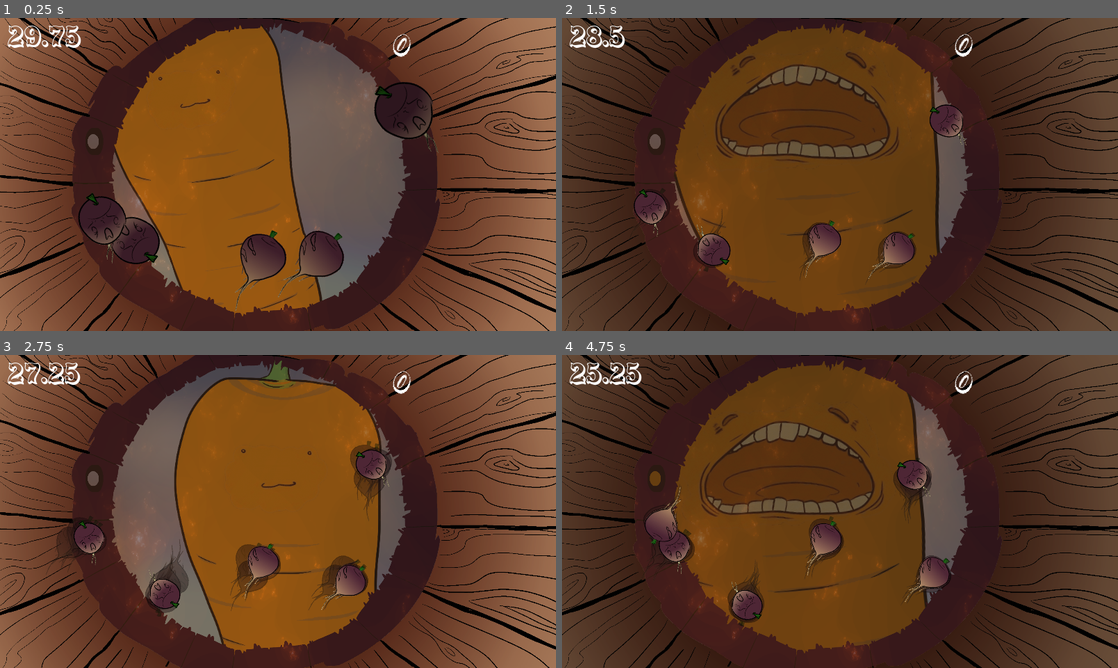
Above: before the commit, frames 1-4 (two rows, left to right).
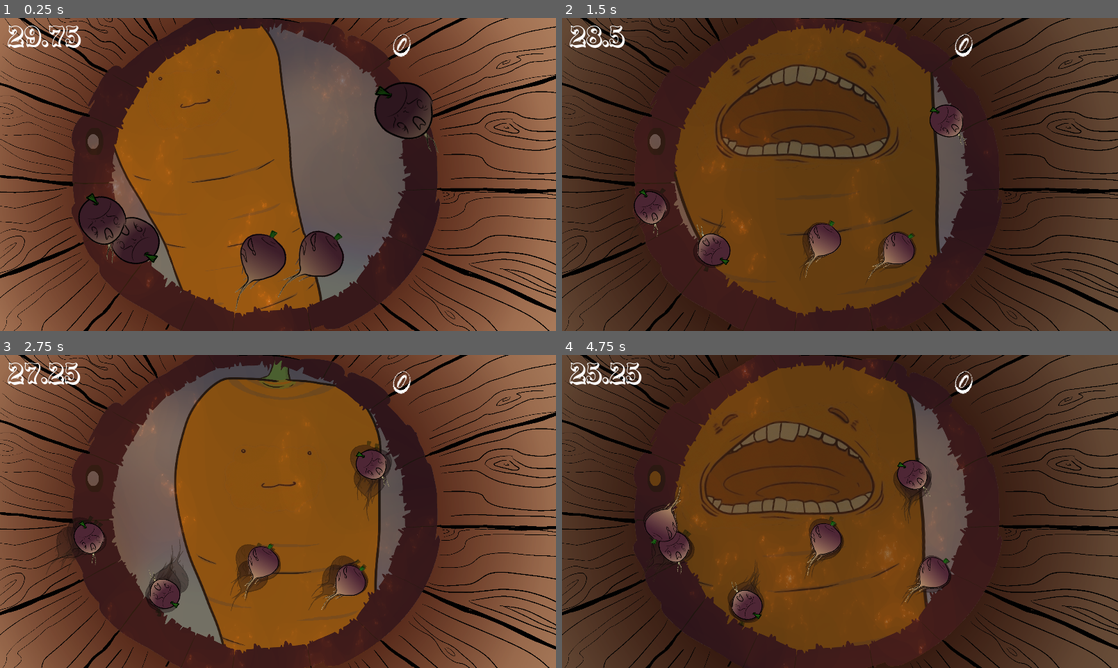
Above: after the commit, the same moments.

Repository: Nopey/carnival
Game: Godot game, scene res://Claw/Game.tscn
Two runs of this game, one before a commit and one after it. Both use one fixed random seed, a clock stepped at 60 frames per second and the inputs below.
Inputs (mouse positions are in pixels of both pictures, inside the frame that each line leads up to):
- Up to frame 1 (0.25 s): no input
- Up to frame 2 (1.5 s): tap Enter (ui_accept) at 0.5, 0.77 s; move the mouse to (962, 158) at 0.52 s; hold Right (ui_right) 0.53-1.28 s; click (962, 158) at 0.67 s; move the mouse to (728, 190) at 1.27 s; hold Down (ui_down) from 1.28 s (still down)
- Up to frame 3 (2.75 s): tap Enter (ui_accept) at 1.52 s; move the mouse to (333, 442) at 2.02 s; release Down (ui_down) at 2.03 s; hold Right (ui_right) from 2.03 s (still down)
- Up to frame 4 (4.75 s): move the mouse to (812, 574) at 2.77 s; release Right (ui_right) at 2.78 s; hold Up (ui_up) 2.78-3.53 s; click (812, 574) at 2.92 s; tap Enter (ui_accept) at 3.02, 3.77, 4.52 s; move the mouse to (1006, 558) at 3.52 s; hold Left (ui_left) from 3.53 s (still down); move the mouse to (673, 464) at 4.27 s

The runs differ from the first frame. In frame 1, 0.3% of the frame differs, in the area x 13-78%, y 2-100%; in frame 2, 0.5%; in frame 3, 0.7%; in frame 4, 2.2%, in the area x 13-76%, y 1-100%.

Commit message:
Scroll rootbeer texture, Fix eating garbage

Diff:
--- a/Claw/Game.tscn
+++ b/Claw/Game.tscn
@@ -16,6 +16,23 @@
 [ext_resource path="res://Claw/barrel_top.png" type="Texture" id=14]
 [ext_resource path="res://Claw/rootbeer.png" type="Texture" id=15]
 
+[sub_resource type="Shader" id=1]
+code = "shader_type canvas_item;
+
+void fragment(){
+    vec2 shifteduv = UV;
+	vec2 scroll_dir = vec2(0.06, 0.1);
+    shifteduv += TIME * scroll_dir;
+    shifteduv.x += sin(TIME) * 0.1;
+	shifteduv = mod(shifteduv, 1.0);
+    vec4 color = texture(TEXTURE, shifteduv);
+    COLOR = color;
+}
+"
+
+[sub_resource type="ShaderMaterial" id=2]
+shader = SubResource( 1 )
+
 [node name="Node2D" type="Node2D"]
 
 [node name="Sky" type="Sprite" parent="."]
@@ -31,6 +48,7 @@
 centered = false
 
 [node name="Rootbeer" type="Sprite" parent="."]
+material = SubResource( 2 )
 texture = ExtResource( 15 )
 centered = false
 
--- a/Claw/Player.gd
+++ b/Claw/Player.gd
@@ -182,10 +182,13 @@
 		BobState.IDLE:
 			state_progress = 0
 		BobState.UP_GOTCHA:
-			if gotcha.is_garbage:
-				emit_signal("bitGarbage")
-			else:
-				emit_signal("bitTurnip")
+			emit_signal("bitTurnip")
+			score.text = str(points)
+
+			gotcha.queue_free()
+			gotcha = null
+		BobState.UP_GARBAGE:
+			emit_signal("bitGarbage")
 			score.text = str(points)
 
 			gotcha.queue_free()
--- a/Claw/Turnip.tscn
+++ b/Claw/Turnip.tscn
@@ -44,7 +44,7 @@
 initial_velocity = 120.0
 angle = 360.0
 angle_random = 1.0
-color = Color( 0.603922, 0.364706, 0.231373, 0.803922 )
+color = Color( 1, 1, 1, 0.803922 )
 
 [node name="eat2" type="CPUParticles2D" parent="eat_particles"]
 amount = 3
@@ -55,7 +55,7 @@
 initial_velocity = 120.0
 angle = 360.0
 angle_random = 1.0
-color = Color( 0.603922, 0.364706, 0.231373, 0.803922 )
+color = Color( 1, 1, 1, 0.803922 )
 
 [node name="eat3" type="CPUParticles2D" parent="eat_particles"]
 amount = 3
@@ -66,7 +66,7 @@
 initial_velocity = 120.0
 angle = 360.0
 angle_random = 1.0
-color = Color( 0.603922, 0.364706, 0.231373, 0.803922 )
+color = Color( 1, 1, 1, 0.803922 )
 
 [node name="VisibilityNotifier2D" type="VisibilityNotifier2D" parent="."]
 
Not shown: 1 places in Claw/Game.tscn that only renumber resources
